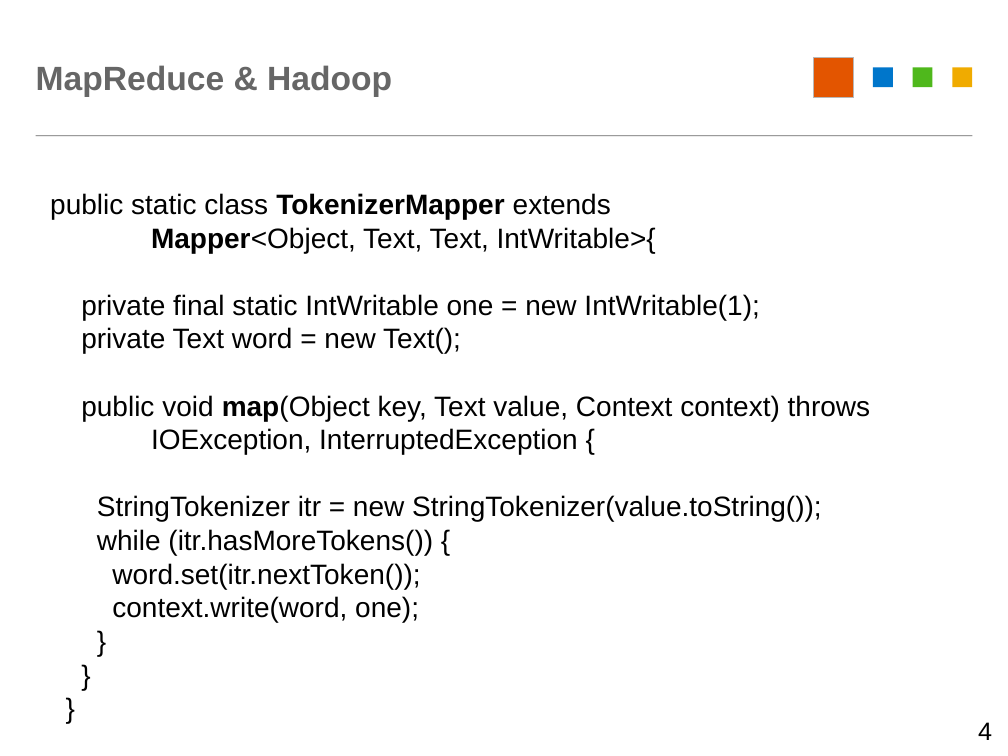
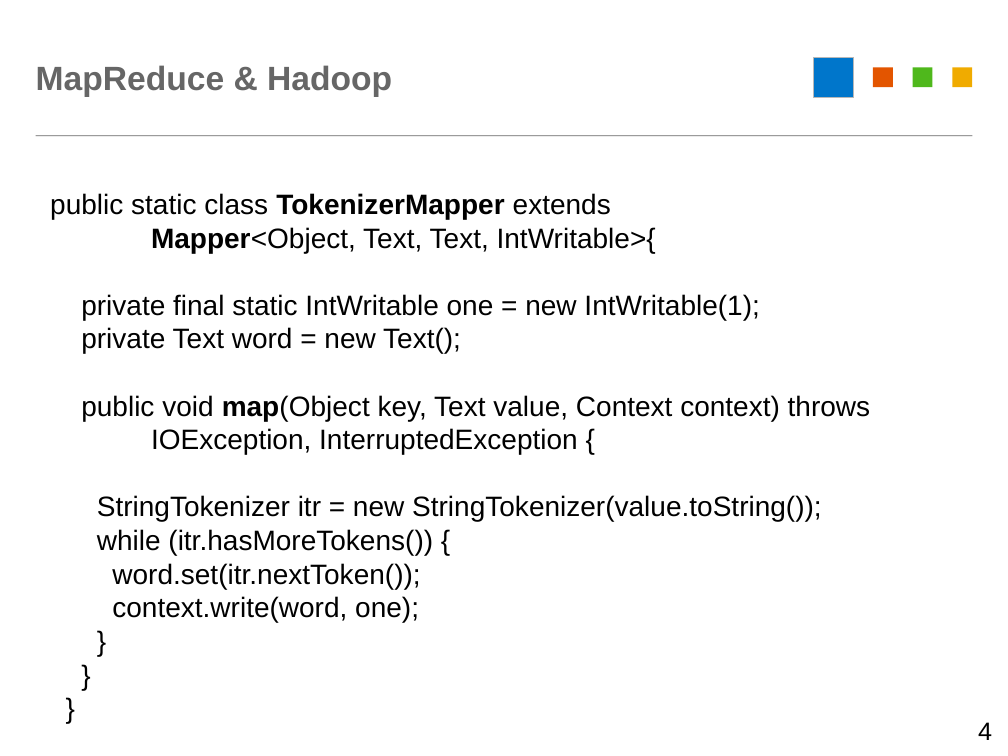
Before and after one commit to YarnSeemannsgarn/University_Innsbruck-Advanced_Distributed_and_Parallel_Systems-Homework_8, a slide deck: slide 4 of docs/presentation/map-reduce-povray.odp. Drawn at 1008x756 pixels with LibreOffice and Linux fonts; fonts in the diff are those of the drawing. Boxes give left, top, right and bottom in pixels: in the first picture for what was removed or moved away, otherwise in the second. Text is boxed around its words. In the diff, an @@ line names an element or a change of style, - is before the commit and + after.

Commit message:
Change colors in presentation

```diff
--- a/docs/presentation/map-reduce-povray.odp
+++ b/docs/presentation/map-reduce-povray.odp
@@ rectangle at [813,57,853,97]: fill #E35500 to #0076CB @@
@@ rectangle at [873,68,893,88]: fill #0076CB to #E35500 @@
```
Also in this commit, not shown: 9 other slides changed, 1 other file.
